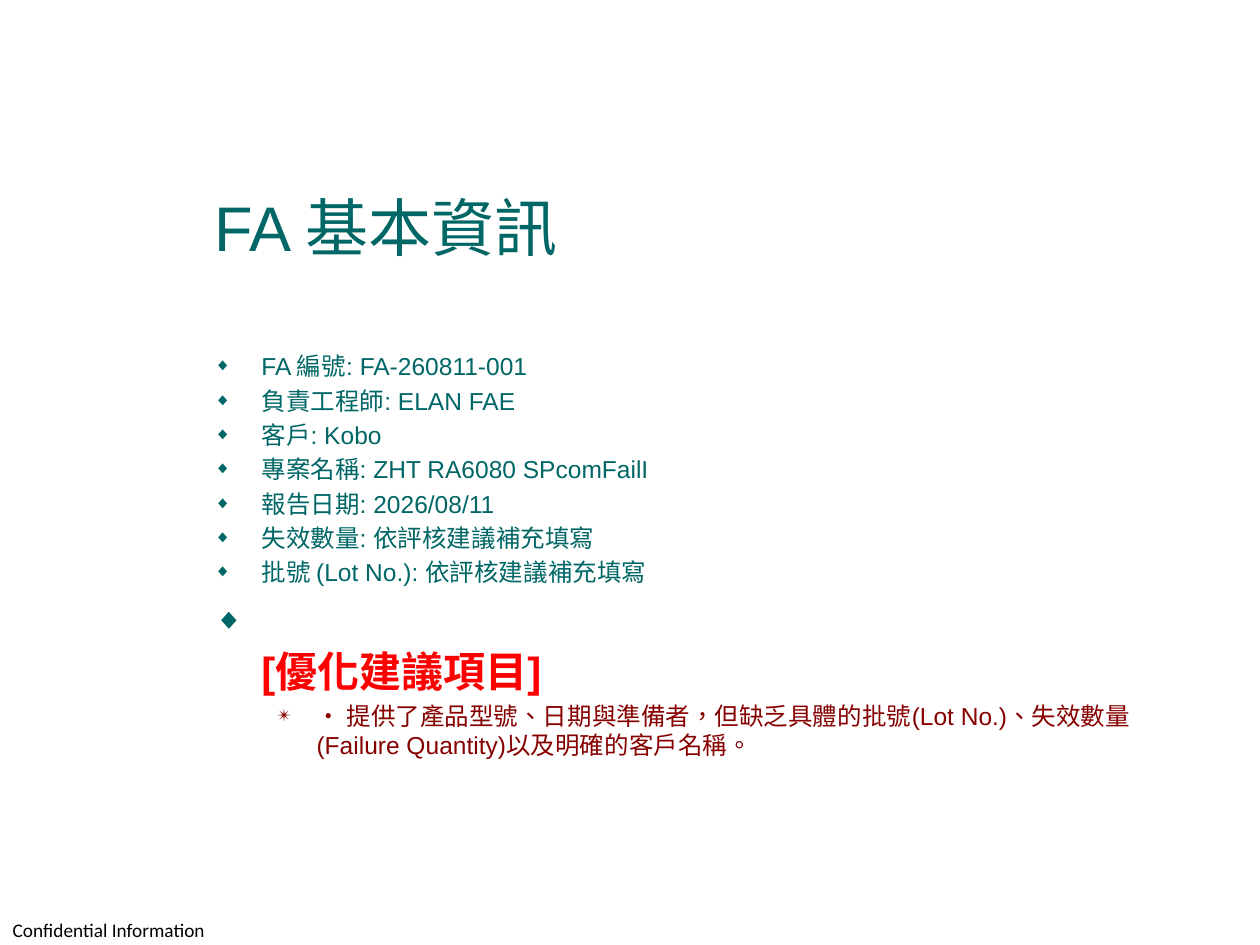
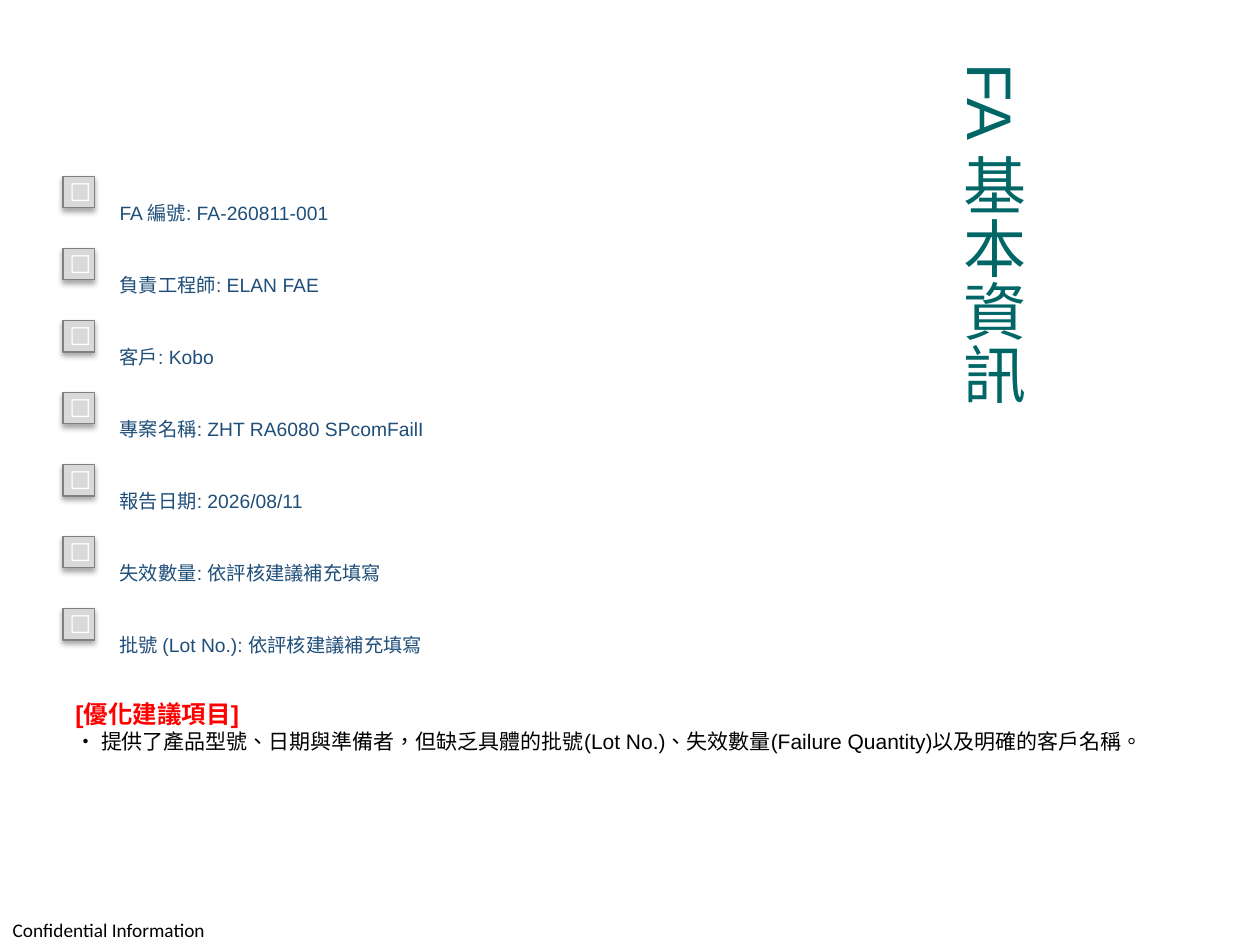
Before and after one commit to kcf7012/fa-report-refactor-root, a slide deck: slide 6 of report/260811_Kobo_ZHT_RA6080_SPcomFailI_improved.pptx (slide 3 before the commit). Drawn at 1260x945 pixels with LibreOffice and Linux fonts; fonts in the diff are those of the drawing; background and template pictures are left out. Boxes give left, top, right and bottom in pixels: in the first picture for what was removed or moved away, otherwise in the second. Text is boxed around its words. In the diff, an @@ line names an element or a change of style, - is before the commit and + after.

```diff
--- a/report/260811_Kobo_ZHT_RA6080_SPcomFailI_improved.pptx
+++ b/report/260811_Kobo_ZHT_RA6080_SPcomFailI_improved.pptx
@@ title "FA 基本資訊" rewrapped from (x1=214, y1=198, x2=557, y2=256) to (x1=954, y1=70, x2=1026, y2=403) @@
@@ rectangle added at (x1=63, y1=176, x2=94, y2=208), fill #D9D9D9, outline #808080 0.75 pt, 14 pt, text #FFFFFF, bold @@
+☐
@@ text added at (x1=120, y1=204, x2=328, y2=222), 11 pt, text #1F4E79 @@
+FA 編號: FA-260811-001
@@ rectangle added at (x1=63, y1=248, x2=94, y2=280), fill #D9D9D9, outline #808080 0.75 pt, 14 pt, text #FFFFFF, bold @@
+☐
@@ text added at (x1=120, y1=276, x2=319, y2=294), 11 pt, text #1F4E79 @@
+負責工程師: ELAN FAE
@@ rectangle added at (x1=63, y1=320, x2=94, y2=352), fill #D9D9D9, outline #808080 0.75 pt, 14 pt, text #FFFFFF, bold @@
+☐
@@ text added at (x1=120, y1=347, x2=214, y2=366), 11 pt, text #1F4E79 @@
+客戶: Kobo
@@ text removed at (x1=261, y1=354, x2=1130, y2=759) @@
-◆ FA 編號: FA-260811-001
-◆ 負責工程師: ELAN FAE
-◆ 客戶: Kobo
-◆ 專案名稱: ZHT RA6080 SPcomFailI
-◆ 報告日期: 2026/08/11
-◆ 失效數量: 依評核建議補充填寫
-◆ 批號 (Lot No.): 依評核建議補充填寫
-◆ [優化建議項目]
-  ✴ • 提供了產品型號、日期與準備者，但缺乏具體的批號(Lot No.)、失效數量(Failure Quantity)以及明確的客戶名稱。
@@ rectangle added at (x1=63, y1=392, x2=94, y2=423), fill #D9D9D9, outline #808080 0.75 pt, 14 pt, text #FFFFFF, bold @@
+☐
@@ text added at (x1=120, y1=420, x2=424, y2=438), 11 pt, text #1F4E79 @@
+專案名稱: ZHT RA6080 SPcomFailI
@@ rectangle added at (x1=63, y1=465, x2=94, y2=496), fill #D9D9D9, outline #808080 0.75 pt, 14 pt, text #FFFFFF, bold @@
+☐
@@ text added at (x1=120, y1=492, x2=302, y2=510), 11 pt, text #1F4E79 @@
+報告日期: 2026/08/11
@@ rectangle added at (x1=63, y1=537, x2=94, y2=568), fill #D9D9D9, outline #808080 0.75 pt, 14 pt, text #FFFFFF, bold @@
+☐
@@ text added at (x1=120, y1=564, x2=382, y2=582), 11 pt, text #1F4E79 @@
+失效數量: 依評核建議補充填寫
@@ rectangle added at (x1=63, y1=609, x2=94, y2=640), fill #D9D9D9, outline #808080 0.75 pt, 14 pt, text #FFFFFF, bold @@
+☐
@@ text added at (x1=120, y1=636, x2=422, y2=656), 11 pt, text #1F4E79 @@
+批號 (Lot No.): 依評核建議補充填寫
@@ text added at (x1=75, y1=703, x2=1143, y2=754), 12 pt, text #000000 @@
+[優化建議項目]
+• 提供了產品型號、日期與準備者，但缺乏具體的批號(Lot No.)、失效數量(Failure Quantity)以及明確的客戶名稱。
```
Also in this commit, not shown: 2 other slides changed, 6 slides added, 1 slide removed, 5 other files.
